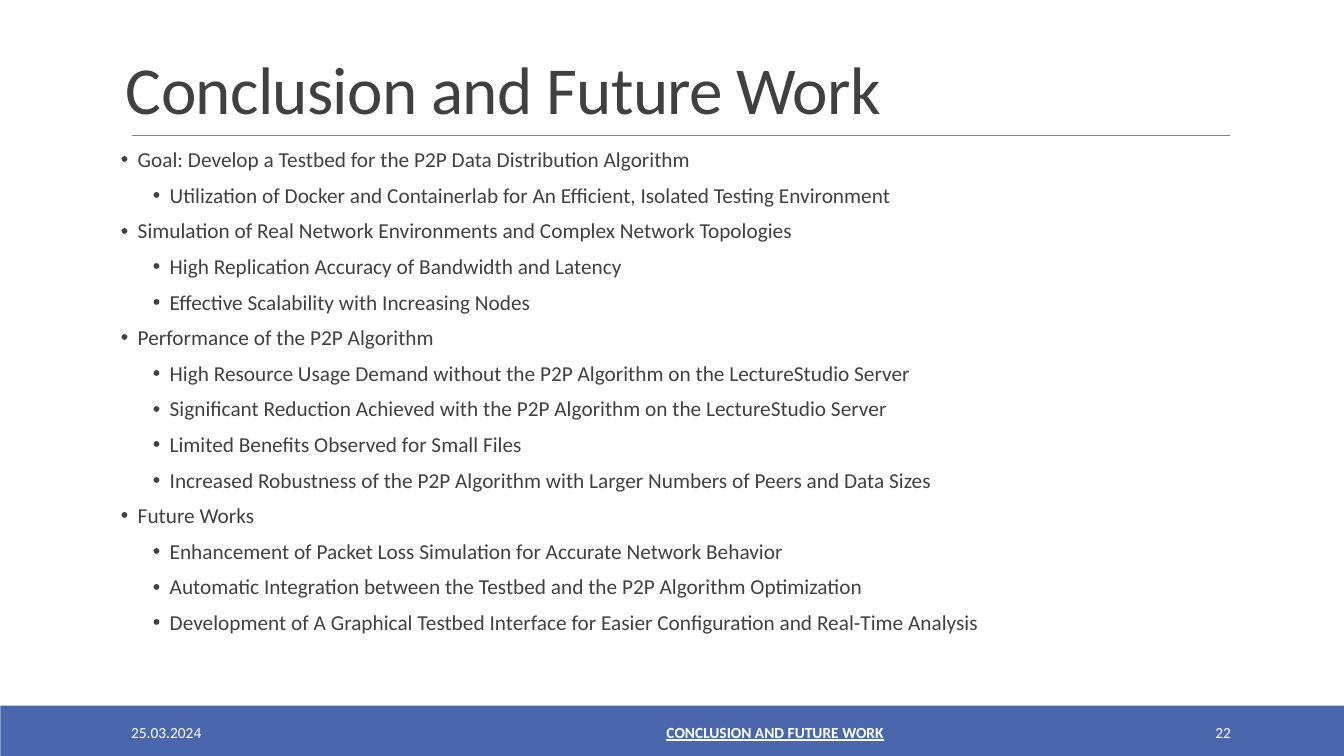
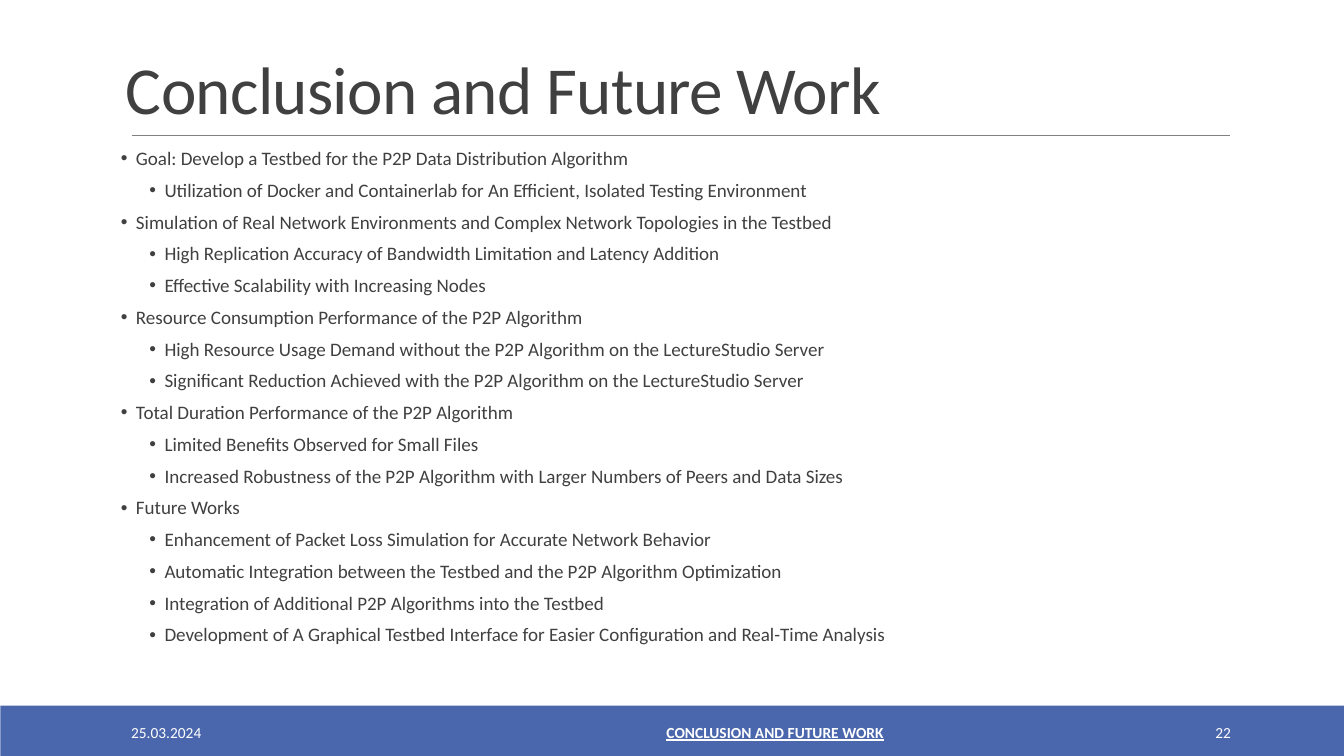
Before and after one commit to oezcankaraca/abschlussvortrag, a slide deck: slide 22 of Abschlussvortrag.pptx. Drawn at 1344x756 pixels with LibreOffice and Linux fonts; fonts in the diff are those of the drawing. Boxes give left, top, right and bottom in pixels: in the first picture for what was removed or moved away, otherwise in the second. Text is boxed around its words. In the diff, an @@ line names an element or a change of style, - is before the commit and + after.

```diff
--- a/Abschlussvortrag.pptx
+++ b/Abschlussvortrag.pptx
@@ text at (136,151,885,645): size 15.2 to 13.6 pt in "Goal: Develop a Testbed for the P2P ...", "Utilization of Docker and Containerlab for An ...", "Effective Scalability with Increasing Nodes", "High Resource Usage Demand without the P2P ..." and 7 more places; indent changed; less space between paragraphs @@
@@ text at (136,215,832,264): text changed; size 15.2 to 13.6 pt @@
-• Simulation of Real Network Environments and Complex Network Topologies
-  • High Replication Accuracy of Bandwidth and Latency
+• Simulation of Real Network Environments and Complex Network Topologies in the Testbed
+  • High Replication Accuracy of Bandwidth Limitation and Latency Addition
@@ text at (136,310,583,328): text changed; size 15.2 to 13.6 pt @@
-• Performance of the P2P Algorithm
+• Resource Consumption Performance of the P2P Algorithm
@@ text at (136,405,513,423): paragraph added @@
+• Total Duration Performance of the P2P Algorithm
@@ text at (165,596,604,614): paragraph added @@
+  • Integration of Additional P2P Algorithms into the Testbed
```
Also in this commit, not shown: 4 other slides changed, 3 other files.
